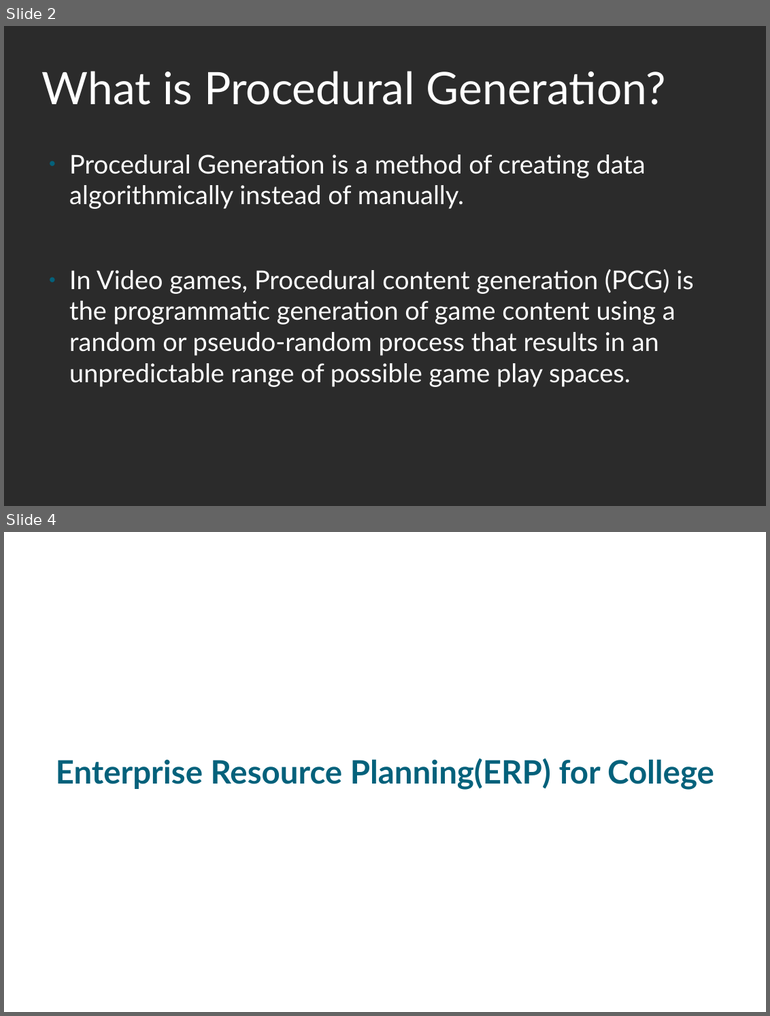
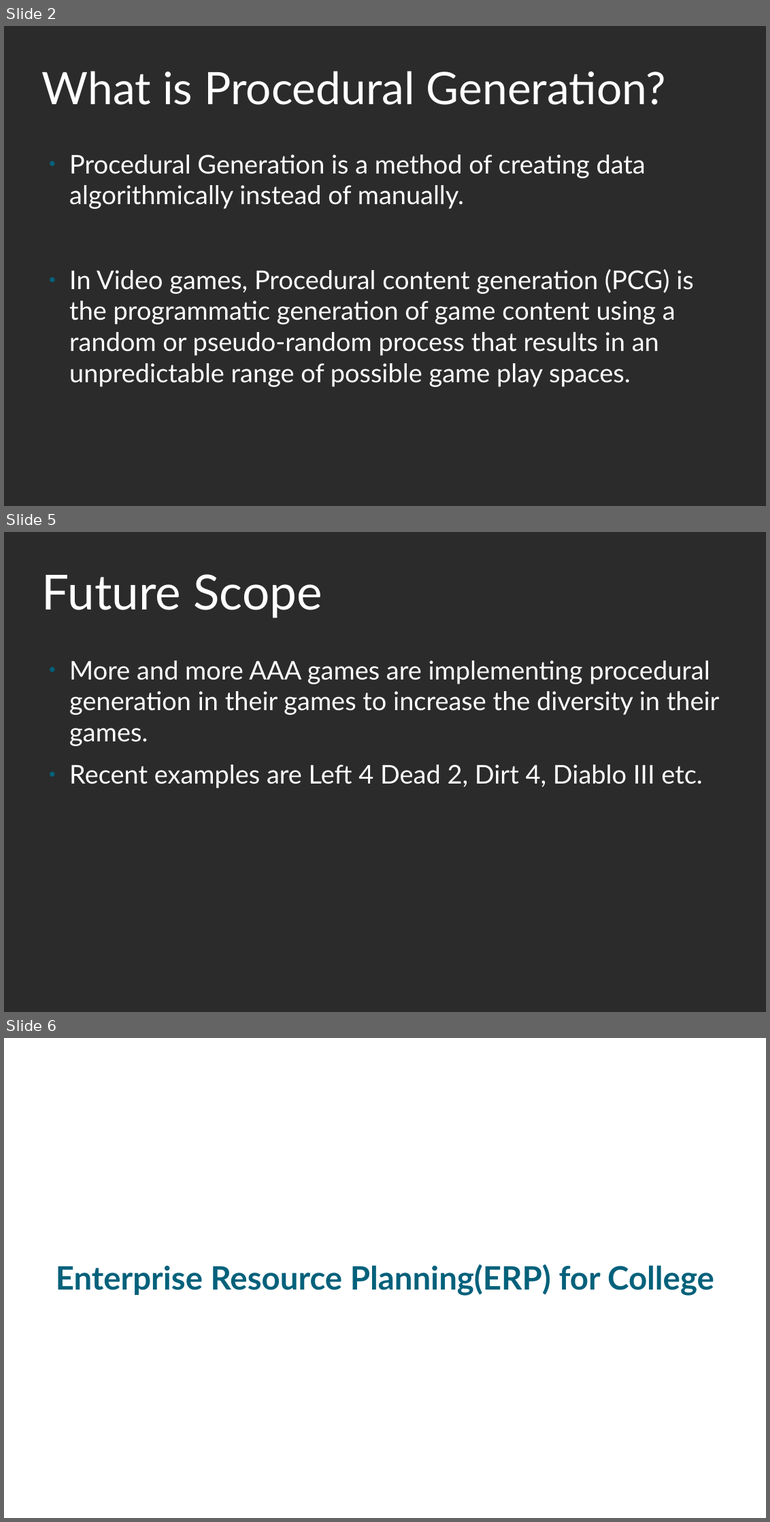
Before and after one commit to prajjwaldimri/artist-tracker, a slide deck: presentations/First.odp. Shown one above the other, each under a label of ours: slides 2 and 4 before the commit, slides 2, 5 and 6 after it; the slides between them are not shown. The pictures are 770x1016 and 770x1522 pixels, drawn with LibreOffice and Linux fonts; fonts in the diff are those of the drawing; background and template pictures are left out; a plain dark background stands for a picture behind light text. Boxes give left, top, right and bottom in pixels: in the first picture for what was removed or moved away, otherwise in the second. Text is boxed around its words. In the diff, an @@ line names an element or a change of style, - is before the commit and + after.

```diff
--- a/presentations/First.odp
+++ b/presentations/First.odp
@@ slide 5 added at (4,532,766,1012), background picture (left out) @@
@@ title added at (42,574,322,618), 60 pt, text #FFFFFF @@
+Future Scope
@@ text added at (69,661,719,788), 32 pt, text #FFFFFF @@
+● More and more AAA games are implementing procedural generation in their games to increase the diversity in their games.
+● Recent examples are Left 4 Dead 2, Dirt 4, Diablo III etc.
@@ what was slide 4 is now slide 6 @@
```
Also in this commit, not shown: 3 slides changed, 6 other slides added, 11 other files.
